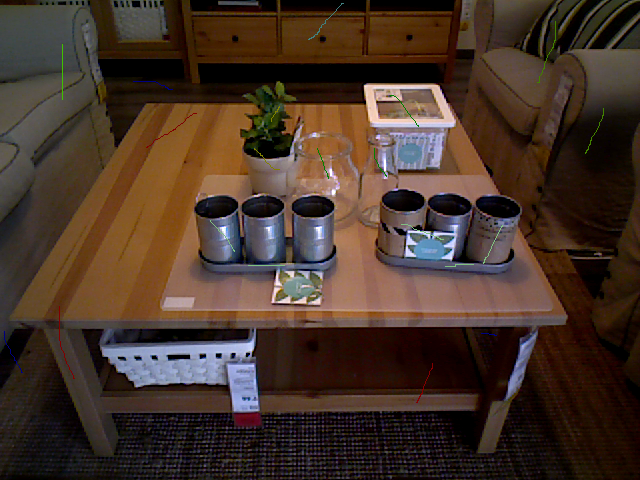
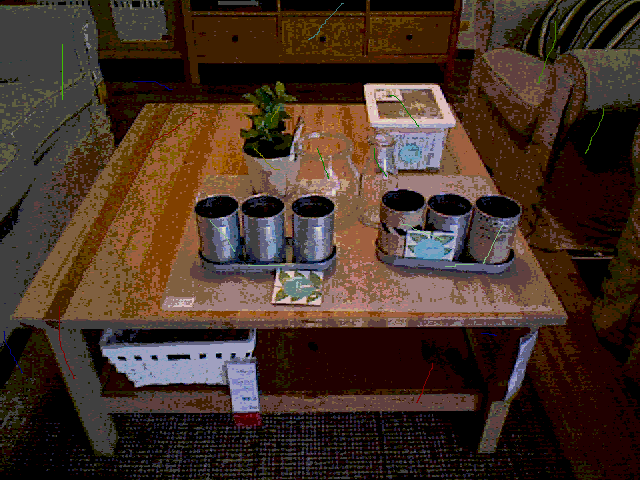
Layers edited between the first and the second 640px x 480px image:
painted on "38.png" over [0, 0, 640, 480]
